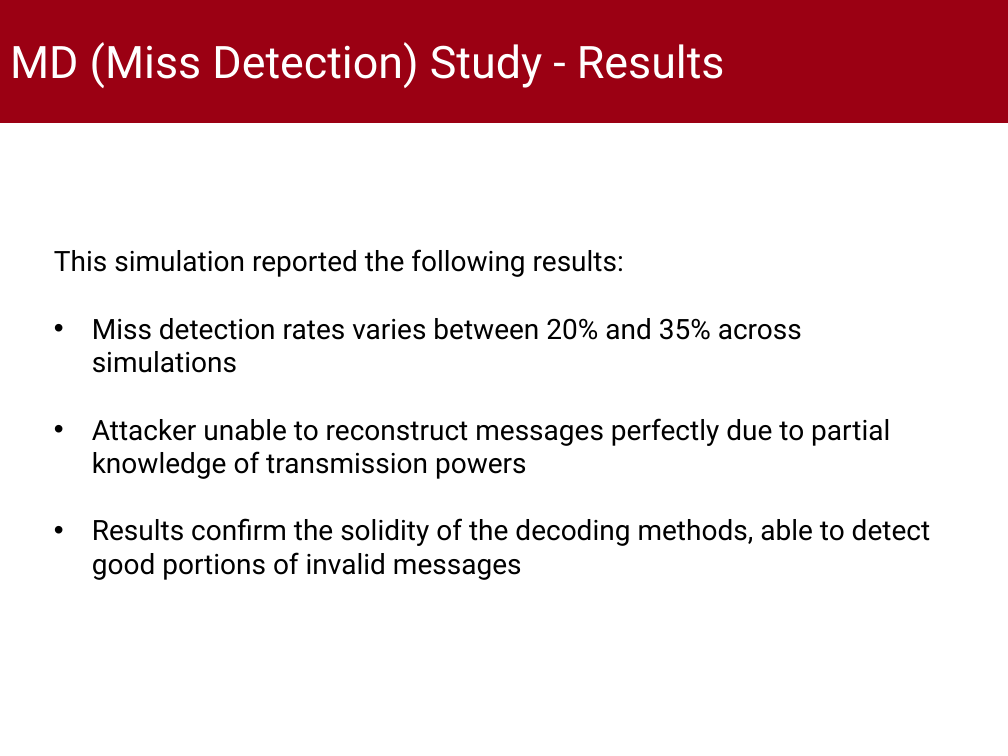
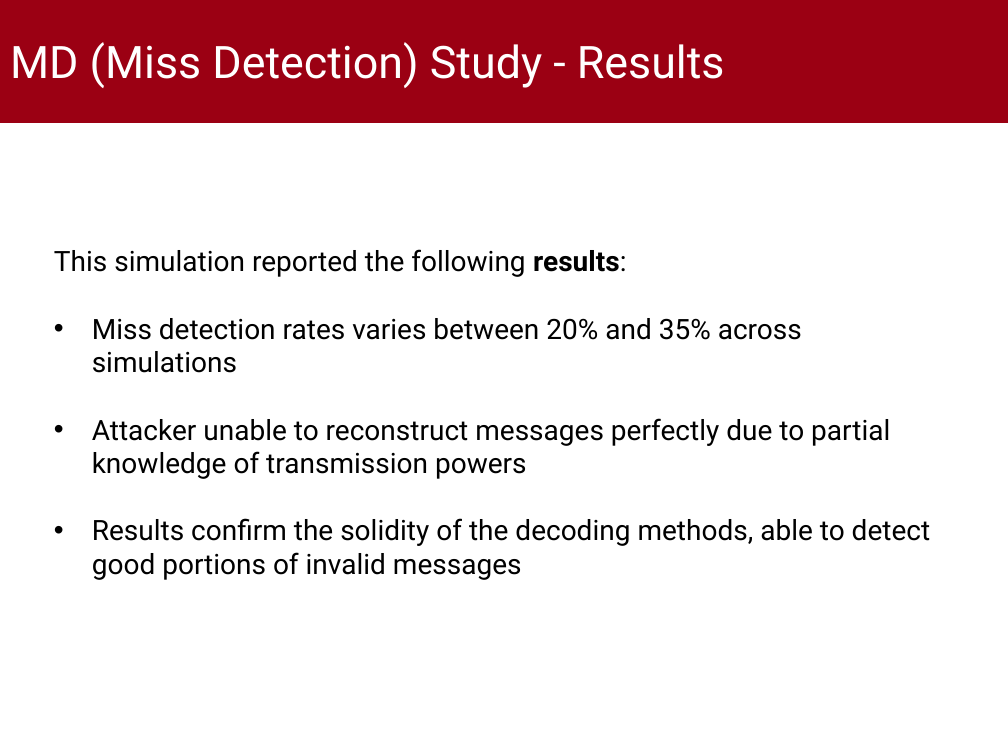
Before and after one commit to gabrielrovesti/PLA-Bluetooth-Environment, a slide deck: slide 9 of Third Part - Physical Layer Device Authentication/Slides/PLA Bluetooth Environment.pptx. Drawn at 1008x756 pixels with LibreOffice and Linux fonts; fonts in the diff are those of the drawing; background and template pictures are left out. Boxes give left, top, right and bottom in pixels: in the first picture for what was removed or moved away, otherwise in the second. Text is boxed around its words. In the diff, an @@ line names an element or a change of style, - is before the commit and + after.

```diff
--- a/Third Part - Physical Layer Device Authentication/Slides/PLA Bluetooth Environment.pptx
+++ b/Third Part - Physical Layer Device Authentication/Slides/PLA Bluetooth Environment.pptx
@@ text at <box>54,249,626,277</box>: bold on in "results:" @@
```
Also in this commit, not shown: 6 other slides changed.
